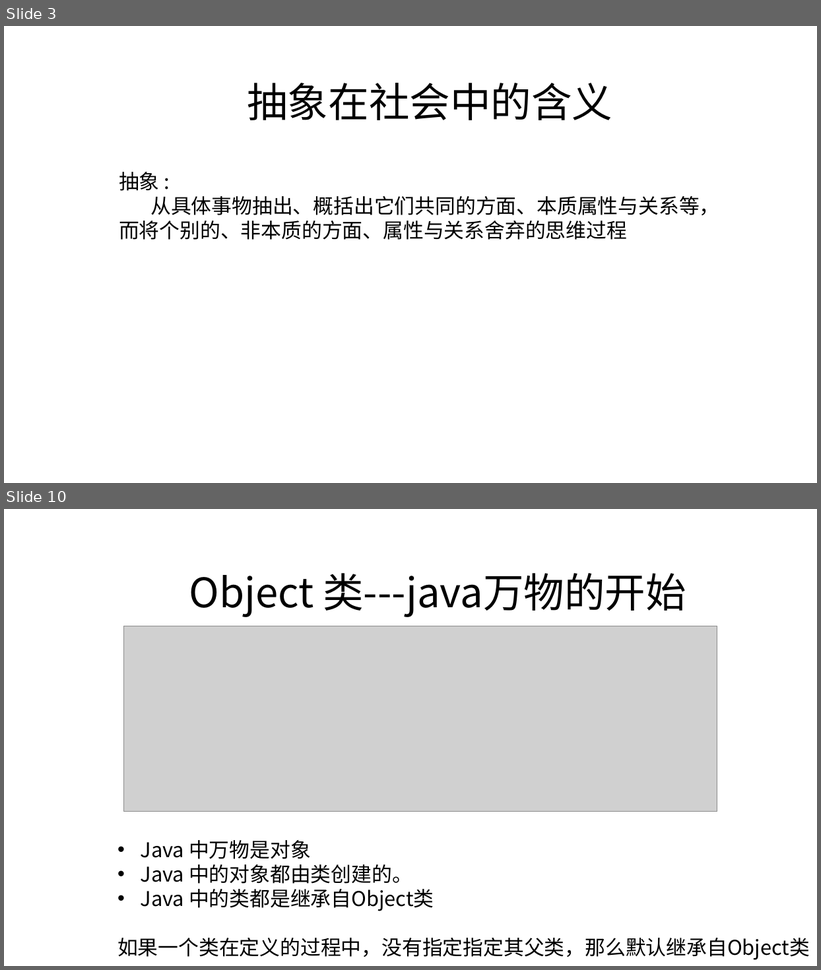
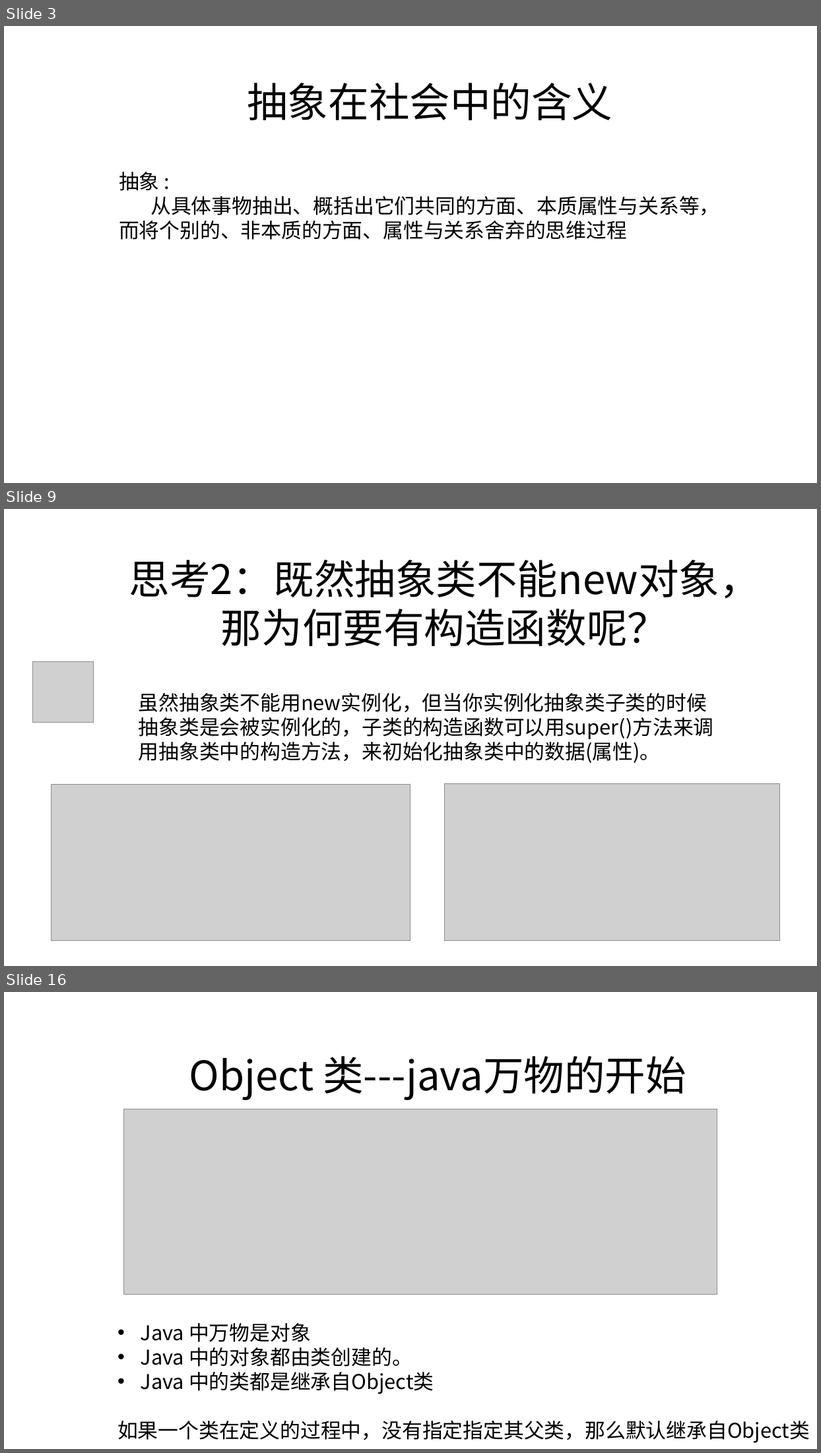
Before and after one commit to zjyesir/hmc_java_1, a slide deck: ppt/12.抽象类和接口.pptx. Shown one above the other, each under a label of ours: slides 3 and 10 before the commit, slides 3, 9 and 16 after it; the slides between them are not shown. The pictures are 821x970 and 821x1453 pixels, drawn with LibreOffice and Linux fonts; fonts in the diff are those of the drawing; grey boxes stand for pictures; background and template pictures are left out. Boxes give left, top, right and bottom in pixels: in the first picture for what was removed or moved away, otherwise in the second. Text is boxed around its words. In the diff, an @@ line names an element or a change of style, - is before the commit and + after.

Commit message:
抽象部分写完

```diff
--- a/ppt/12.抽象类和接口.pptx
+++ b/ppt/12.抽象类和接口.pptx
@@ slide 9 added at bbox=[4, 509, 817, 966], background picture (left out) @@
@@ text added at bbox=[129, 560, 760, 646], 48 pt, text #000000 @@
+思考2：既然抽象类不能new对象，那为何要有构造函数呢？
@@ picture added at bbox=[32, 661, 94, 722] @@
@@ text added at bbox=[139, 693, 714, 763], 24 pt, text #000000 @@
+虽然抽象类不能用new实例化，但当你实例化抽象类子类的时候抽象类是会被实例化的，子类的构造函数可以用super()方法来调用抽象类中的构造方法，来初始化抽象类中的数据(属性)。
@@ picture added at bbox=[52, 785, 411, 941] @@
@@ picture added at bbox=[445, 784, 780, 941] @@
@@ what was slide 10 is now slide 16 @@
```
Also in this commit, not shown: 3 slides changed, 8 other slides added, 3 slides removed.
